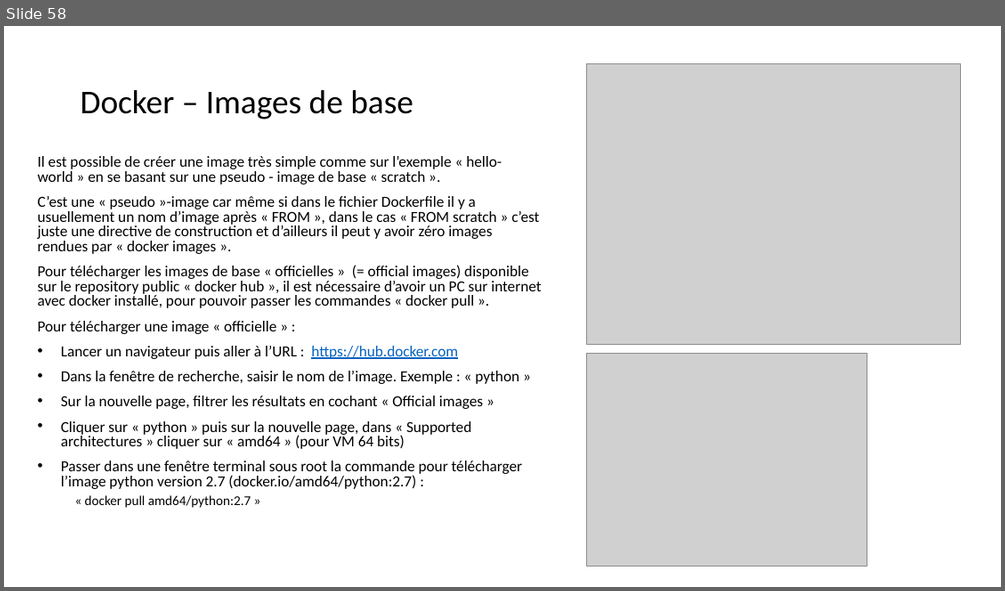
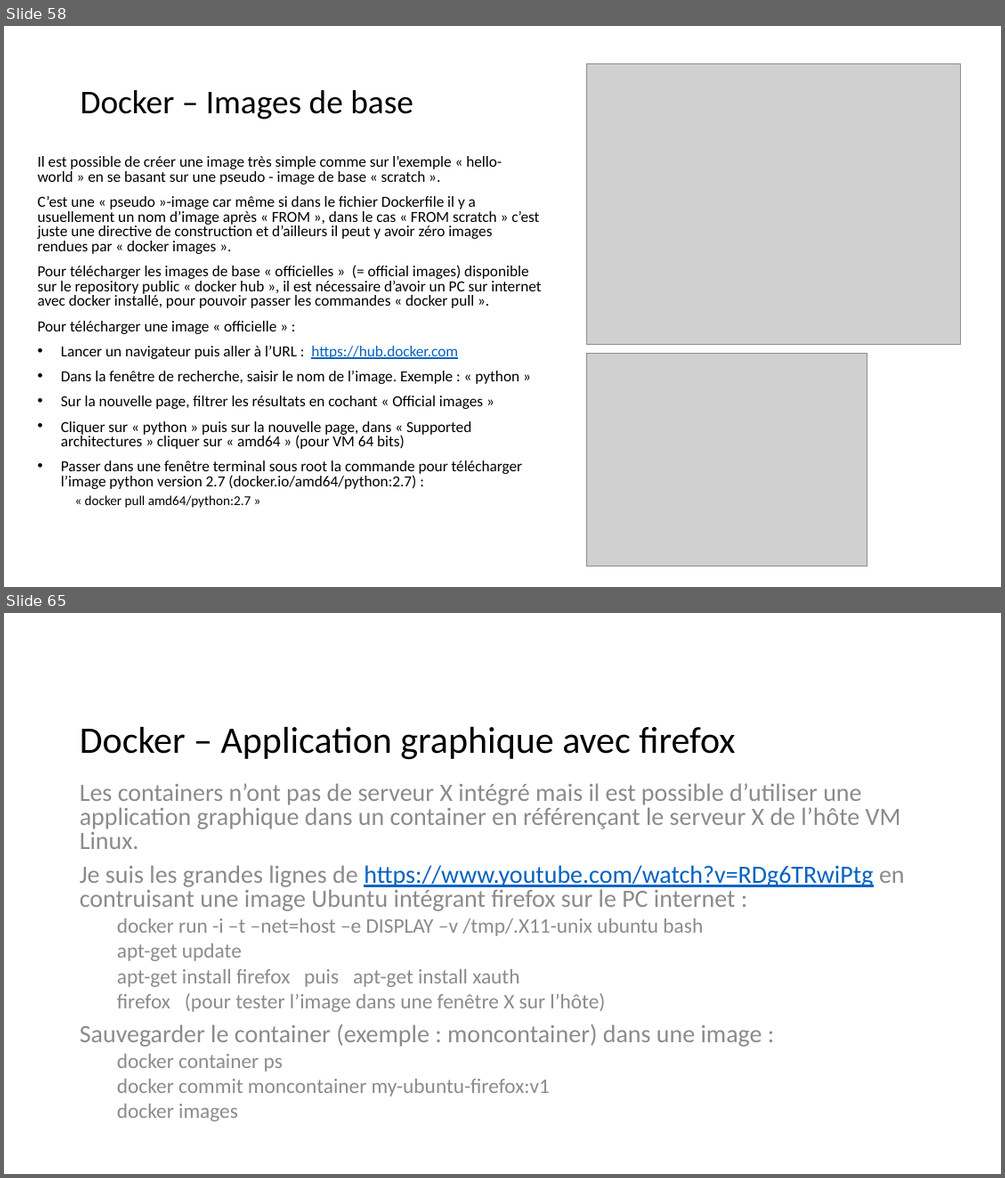
Before and after one commit to dominiquelaurain/fastecdsa, a slide deck: docs/Autoformation_Git.pptx. Shown one above the other, each under a label of ours: slide 58 before the commit, slides 58 and 65 after it; the slides between them are not shown. The pictures are 1005x591 and 1005x1178 pixels, drawn with LibreOffice and Linux fonts; fonts in the diff are those of the drawing; grey boxes stand for pictures. Boxes give left, top, right and bottom in pixels: in the first picture for what was removed or moved away, otherwise in the second. Text is boxed around its words. In the diff, an @@ line names an element or a change of style, - is before the commit and + after.

```diff
--- a/docs/Autoformation_Git.pptx
+++ b/docs/Autoformation_Git.pptx
@@ slide 65 added at bbox=[4, 613, 1001, 1174], background #FFFFFF @@
@@ title added at bbox=[80, 727, 735, 760], 36 pt, text #000000 @@
+Docker – Application graphique avec firefox
@@ text added at bbox=[80, 783, 905, 1121], 24 pt, text #8C8C8C @@
+Les containers n’ont pas de serveur X intégré mais il est possible d’utiliser une application graphique dans un container en référençant le serveur X de l’hôte VM Linux.
+Je suis les grandes lignes de https://www.youtube.com/watch?v=RDg6TRwiPtg en contruisant une image Ubuntu intégrant firefox sur le PC internet :
+  docker run -i –t –net=host –e DISPLAY –v /tmp/.X11-unix ubuntu bash
+  apt-get update
+  apt-get install firefox puis apt-get install xauth
+  firefox (pour tester l’image dans une fenêtre X sur l’hôte)
+Sauvegarder le container (exemple : moncontainer) dans une image :
+  docker container ps
+  docker commit moncontainer my-ubuntu-firefox:v1
+  docker images
```
Also in this commit, not shown: 3 slides changed, 11 other slides added, 1 slide removed.
